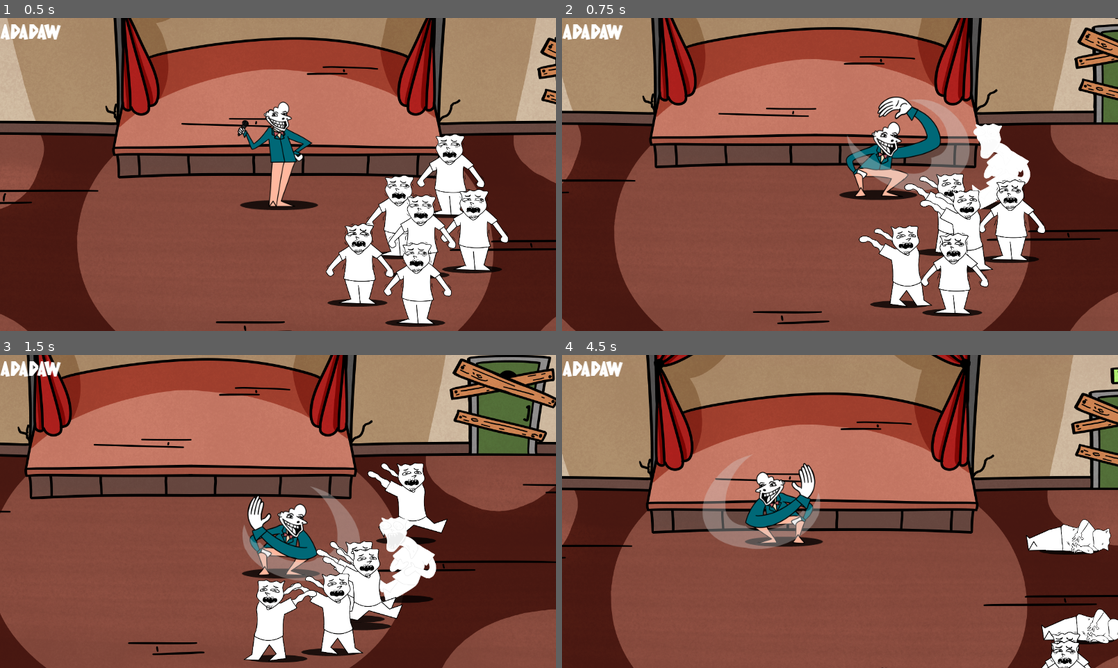
Above: before the commit, frames 1-4 (two rows, left to right).
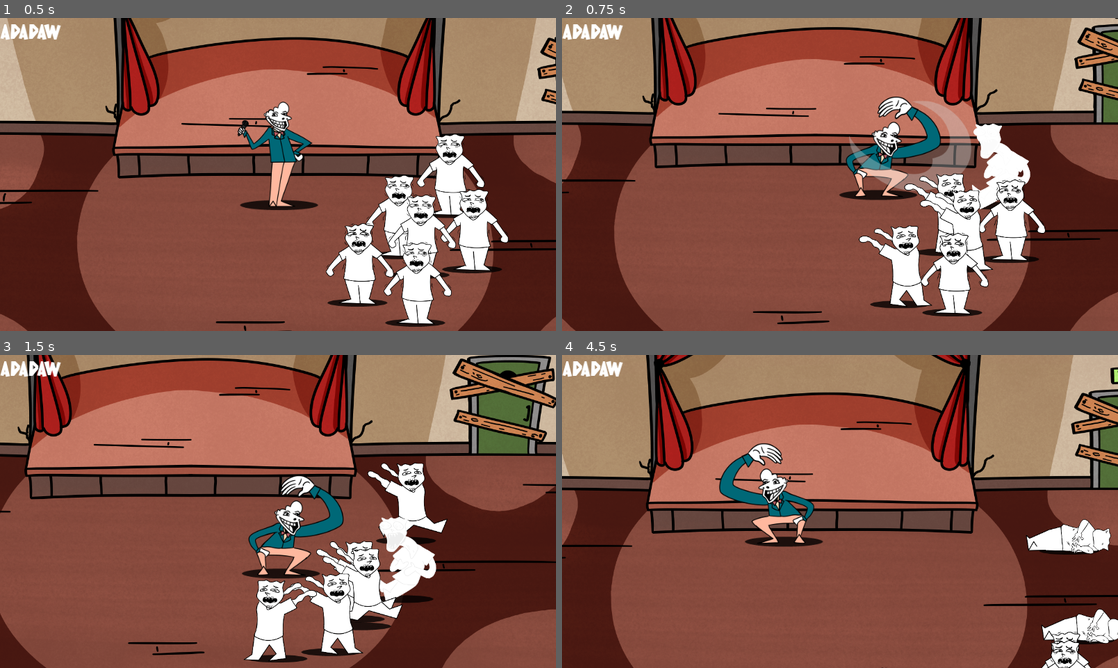
Above: after the commit, the same moments.

Repository: Crevann/GGJFunnyGame
Game: Godot game, scene res://game.tscn
Two runs of this game, one before a commit and one after it. Both use one fixed random seed, a clock stepped at 60 frames per second and the inputs below.
Inputs:
- Up to frame 1 (0.5 s): no input
- Up to frame 2 (0.75 s): hold D (move_right) from 0.53 s (still down); tap Space (attack) at 0.6 s
- Up to frame 3 (1.5 s): release D (move_right) at 1.28 s; hold S (move_down) from 1.28 s (still down); tap Space (attack) at 1.35 s
- Up to frame 4 (4.5 s): release S (move_down) at 2.03 s; hold D (move_right) 2.03-2.78 s; tap Space (attack) every 0.75 s from 2.1 to 4.35 s; hold W (move_up) 2.78-3.53 s; hold A (move_left) from 3.53 s (still down)

Frame 1 is identical in both runs. In frame 2, 0.2% of the frame differs, in the area x 51-74%, y 26-50%; in frame 3, 3.4%; in frame 4, 3.8%, in the area x 25-47%, y 28-62%.

Commit message:
fix slap e ui sprites

Diff:
--- a/game.tscn
+++ b/game.tscn
@@ -37,6 +37,7 @@
 
 [node name="Camera2D" type="Camera2D" parent="."]
 position = Vector2(0, -151)
+scale = Vector2(1.3, 1.3)
 process_callback = 0
 position_smoothing_enabled = true
 script = ExtResource("1_ye6ox")
Binary file added: logic/ui/ui_sprites/cornice.png
Not shown, added: logic/ui/ui_sprites/cornice.png.import
Binary file added: logic/ui/ui_sprites/ritratto_insano1.png
Not shown, added: logic/ui/ui_sprites/ritratto_insano1.png.import
Binary file added: logic/ui/ui_sprites/ritratto_insano2.png
Not shown, added: logic/ui/ui_sprites/ritratto_insano2.png.import
Binary file added: logic/ui/ui_sprites/ritratto_mezzo_insano1.png
Not shown, added: logic/ui/ui_sprites/ritratto_mezzo_insano1.png.import
Binary file added: logic/ui/ui_sprites/ritratto_mezzo_insano2.png
Not shown, added: logic/ui/ui_sprites/ritratto_mezzo_insano2.png.import
Binary file added: logic/ui/ui_sprites/ritratto_normale1.png
Not shown, added: logic/ui/ui_sprites/ritratto_normale1.png.import
(and 13 more such lines)
